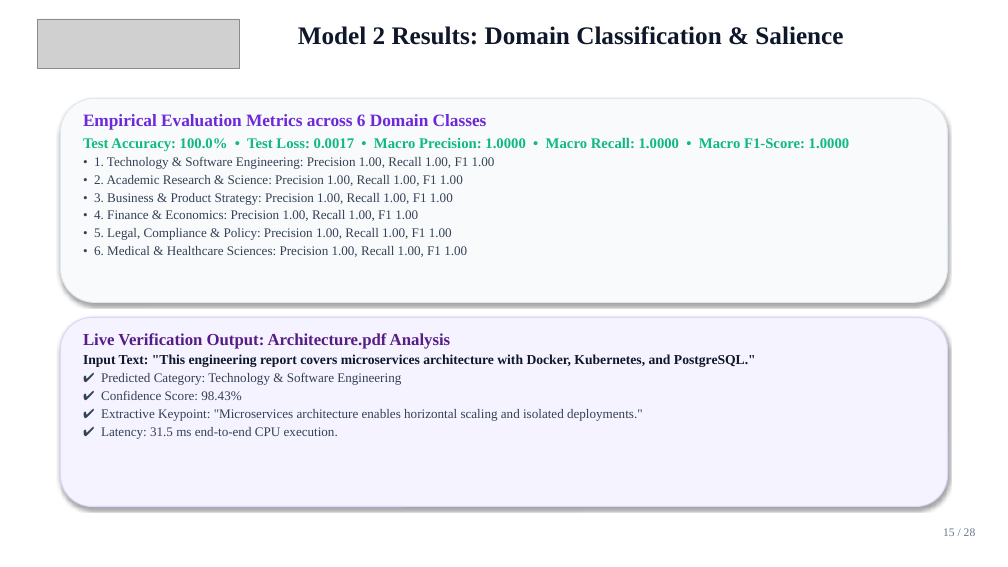
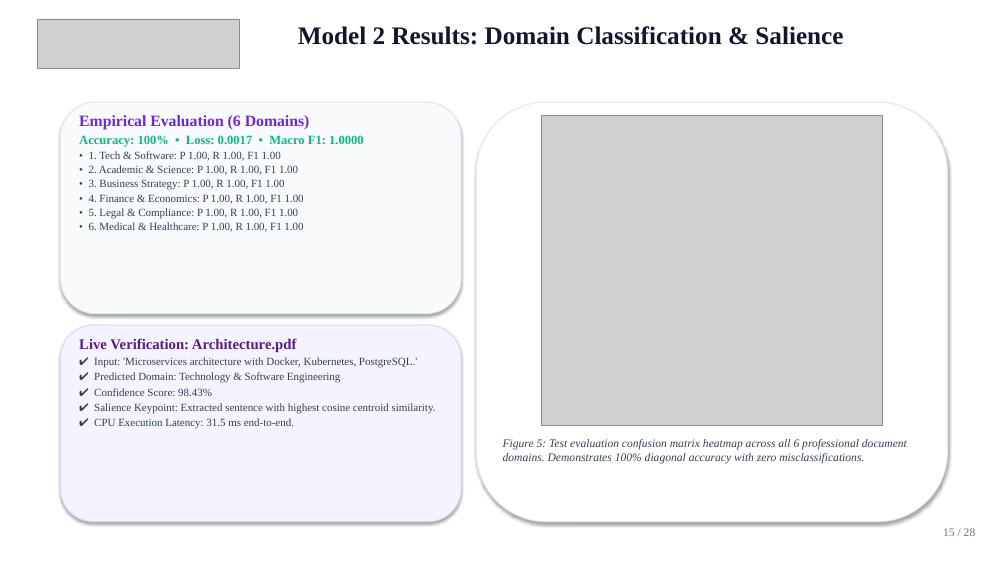
Before and after one commit to Kunwar9415/ai-powered-saas-platform, a slide deck: slide 15 of AI_POWERED_SAAS_PLATFORM_PRESENTATION.pptx. Drawn at 1008x567 pixels with LibreOffice and Linux fonts; fonts in the diff are those of the drawing; grey boxes stand for pictures. Boxes give left, top, right and bottom in pixels: in the first picture for what was removed or moved away, otherwise in the second. Text is boxed around its words. In the diff, an @@ line names an element or a change of style, - is before the commit and + after.

Commit message:
docs: embed architecture schematics, loss curves, confusion matrices, and pipeline graphs into PowerPoint presentation

```diff
--- a/AI_POWERED_SAAS_PLATFORM_PRESENTATION.pptx
+++ b/AI_POWERED_SAAS_PLATFORM_PRESENTATION.pptx
@@ rounded rectangle: place and size @@
-rounded rectangle at [60,98,948,302]
+rounded rectangle at [60,102,461,314]
@@ text at [79,115,364,232]: text changed; size 12.5 to 10.5 pt @@
-Empirical Evaluation Metrics across 6 Domain Classes
-Test Accuracy: 100.0% • Test Loss: 0.0017 • Macro Precision: 1.0000 • Macro Recall: 1.0000 • Macro F1-Score: 1.0000
-• 1. Technology & Software Engineering: Precision 1.00, Recall 1.00, F1 1.00
-• 2. Academic Research & Science: Precision 1.00, Recall 1.00, F1 1.00
-• 3. Business & Product Strategy: Precision 1.00, Recall 1.00, F1 1.00
-• 4. Finance & Economics: Precision 1.00, Recall 1.00, F1 1.00
-• 5. Legal, Compliance & Policy: Precision 1.00, Recall 1.00, F1 1.00
-• 6. Medical & Healthcare Sciences: Precision 1.00, Recall 1.00, F1 1.00
+Empirical Evaluation (6 Domains)
+Accuracy: 100% • Loss: 0.0017 • Macro F1: 1.0000
+• 1. Tech & Software: P 1.00, R 1.00, F1 1.00
+• 2. Academic & Science: P 1.00, R 1.00, F1 1.00
+• 3. Business Strategy: P 1.00, R 1.00, F1 1.00
+• 4. Finance & Economics: P 1.00, R 1.00, F1 1.00
+• 5. Legal & Compliance: P 1.00, R 1.00, F1 1.00
+• 6. Medical & Healthcare: P 1.00, R 1.00, F1 1.00
@@ rounded rectangle added at [476,102,948,522], fill #FFFFFF, outline #E2E8F0 1 pt @@
@@ picture added at [541,116,882,426] @@
@@ rounded rectangle: place and size @@
-rounded rectangle at [60,318,948,507]
+rounded rectangle at [60,325,461,522]
@@ text at [79,338,417,383]: text changed; size 13 to 10.5 pt; text colour #0F172A to #334155; bold off @@
-Live Verification Output: Architecture.pdf Analysis
-Input Text: "This engineering report covers microservices architecture with Docker, Kubernetes, and PostgreSQL."
-✔ Predicted Category: Technology & Software Engineering
+Live Verification: Architecture.pdf
+✔ Input: 'Microservices architecture with Docker, Kubernetes, PostgreSQL.'
+✔ Predicted Domain: Technology & Software Engineering
@@ text at [94,388,212,396]: size 12.5 to 10.5 pt in "✔ Confidence Score: 98.43%" @@
@@ text at [94,403,436,429]: text changed; size 12.5 to 10.5 pt @@
-✔ Extractive Keypoint: "Microservices architecture enables horizontal scaling and isolated deployments."
-✔ Latency: 31.5 ms end-to-end CPU execution.
+✔ Salience Keypoint: Extracted sentence with highest cosine centroid similarity.
+✔ CPU Execution Latency: 31.5 ms end-to-end.
@@ text added at [503,439,907,464], 11 pt, text #334155, italic @@
+Figure 5: Test evaluation confusion matrix heatmap across all 6 professional document domains. Demonstrates 100% diagonal accuracy with zero misclassifications.
```
Also in this commit, not shown: 7 other slides changed, 1 slide added, 1 slide removed, 1 other file.
